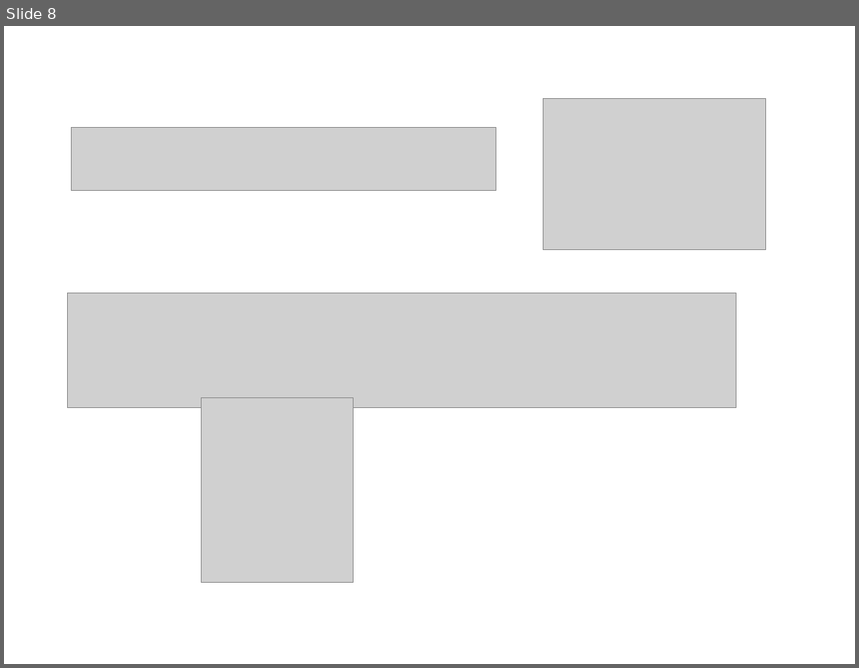
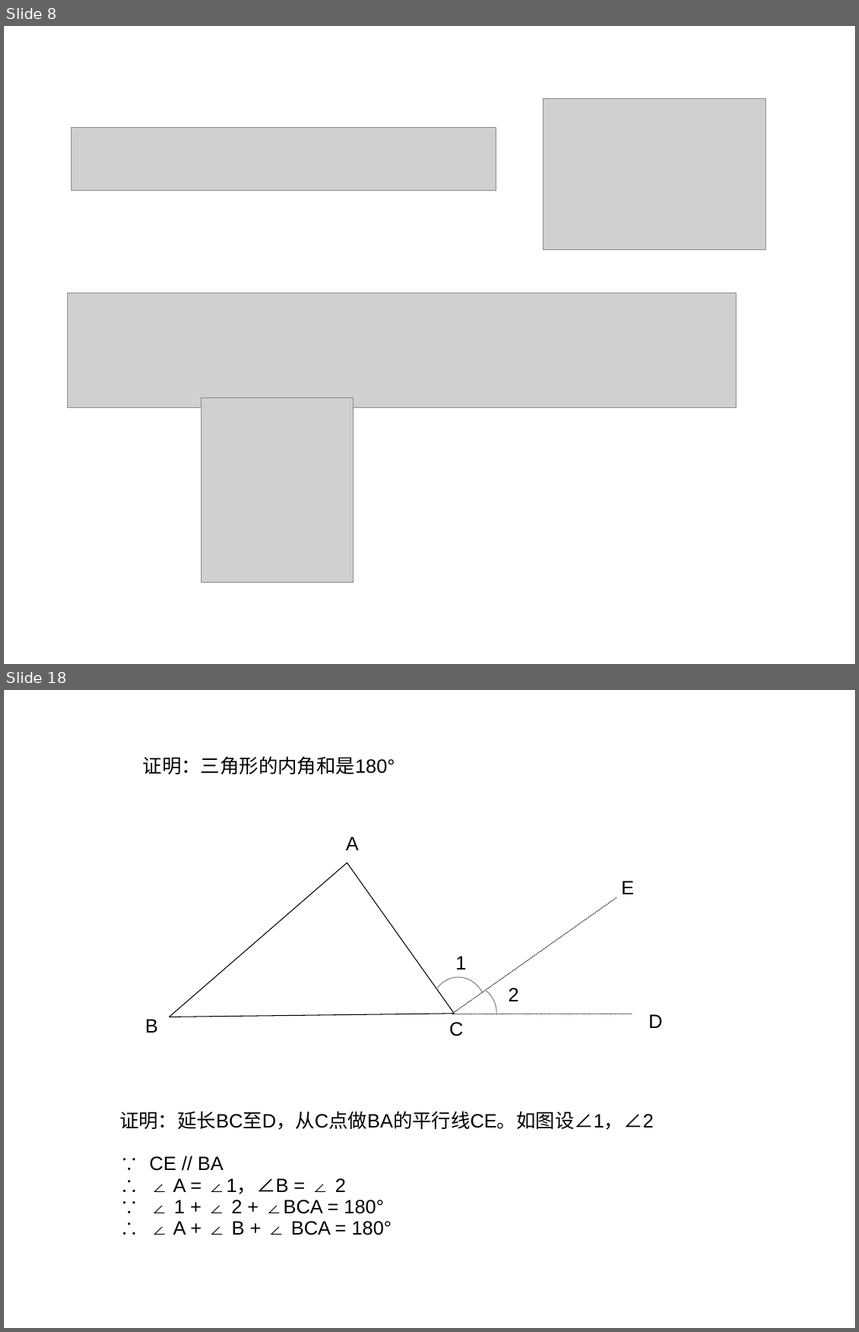
Before and after one commit to ericzhang/english-math, a slide deck: math/grade-7-下/7下数学北师大版-unit-2-相交线与平行线.ppt. Shown one above the other, each under a label of ours: slide 8 before the commit, slides 8 and 18 after it; the slides between them are not shown. The pictures are 859x668 and 859x1332 pixels, drawn with LibreOffice and Linux fonts; fonts in the diff are those of the drawing; grey boxes stand for pictures. Boxes give left, top, right and bottom in pixels: in the first picture for what was removed or moved away, otherwise in the second. Text is boxed around its words. In the diff, an @@ line names an element or a change of style, - is before the commit and + after.

```diff
--- a/math/grade-7-下/7下数学北师大版-unit-2-相交线与平行线.ppt
+++ b/math/grade-7-下/7下数学北师大版-unit-2-相交线与平行线.ppt
@@ slide 18 added at (x1=4, y1=690, x2=855, y2=1328), background #FFFFFF @@
@@ text added at (x1=143, y1=756, x2=395, y2=774), 18 pt, text #000000 @@
+证明：三角形的内角和是180°
@@ text added at (x1=346, y1=837, x2=359, y2=850), 18 pt, text #000000 @@
+A
@@ line added from (348, 863) to (169, 1018), #000000 0.74 pt @@
@@ line added from (455, 1014) to (347, 863), #000000 0.74 pt @@
@@ text added at (x1=621, y1=881, x2=634, y2=894), 18 pt, text #000000 @@
+E
@@ line added from (617, 897) to (452, 1015), #000000 0.74 pt dashed @@
@@ text added at (x1=455, y1=956, x2=466, y2=970), 18 pt, text #000000 @@
+1
@@ freeform shape added at (x1=436, y1=977, x2=483, y2=992), outline #808080 0.74 pt @@
@@ freeform shape added at (x1=486, y1=990, x2=496, y2=1014), outline #808080 0.74 pt @@
@@ text added at (x1=509, y1=988, x2=519, y2=1002), 18 pt, text #000000 @@
+2
@@ text added at (x1=145, y1=1019, x2=158, y2=1033), 18 pt, text #000000 @@
+B
@@ line added from (455, 1014) to (169, 1018), #000000 0.74 pt @@
@@ text added at (x1=449, y1=1022, x2=463, y2=1037), 18 pt, text #000000 @@
+C
@@ line added from (632, 1015) to (452, 1015), #000000 0.74 pt dashed @@
@@ text added at (x1=648, y1=1015, x2=662, y2=1028), 18 pt, text #000000 @@
+D
@@ text added at (x1=120, y1=1111, x2=654, y2=1236), 18 pt, text #000000 @@
+证明：延长BC至D，从C点做BA的平行线CE。如图设∠1，∠2
+∵ CE // BA
+∴ ∠ A = ∠1，∠B = ∠ 2
+∵ ∠ 1 + ∠ 2 + ∠BCA = 180°
+∴ ∠ A + ∠ B + ∠ BCA = 180°
```
Also in this commit, not shown: 7 slides changed, 6 other slides added, 1 slide removed, 35 other files.
